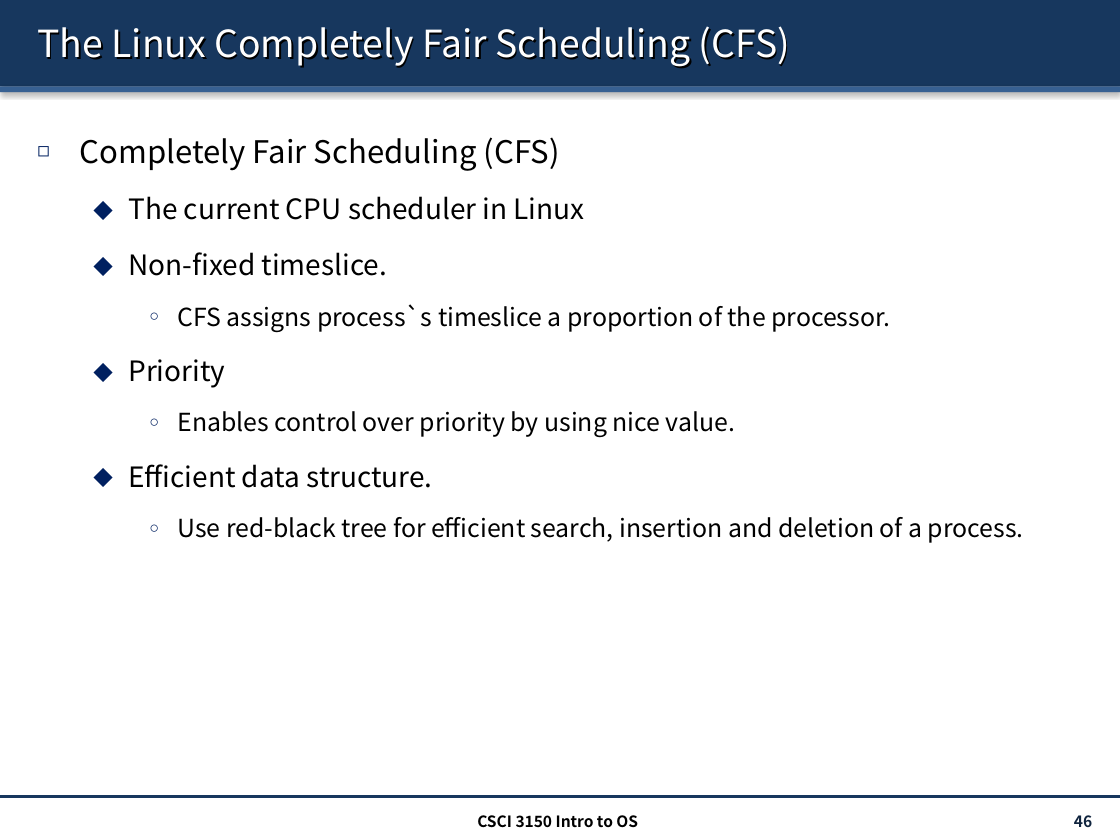
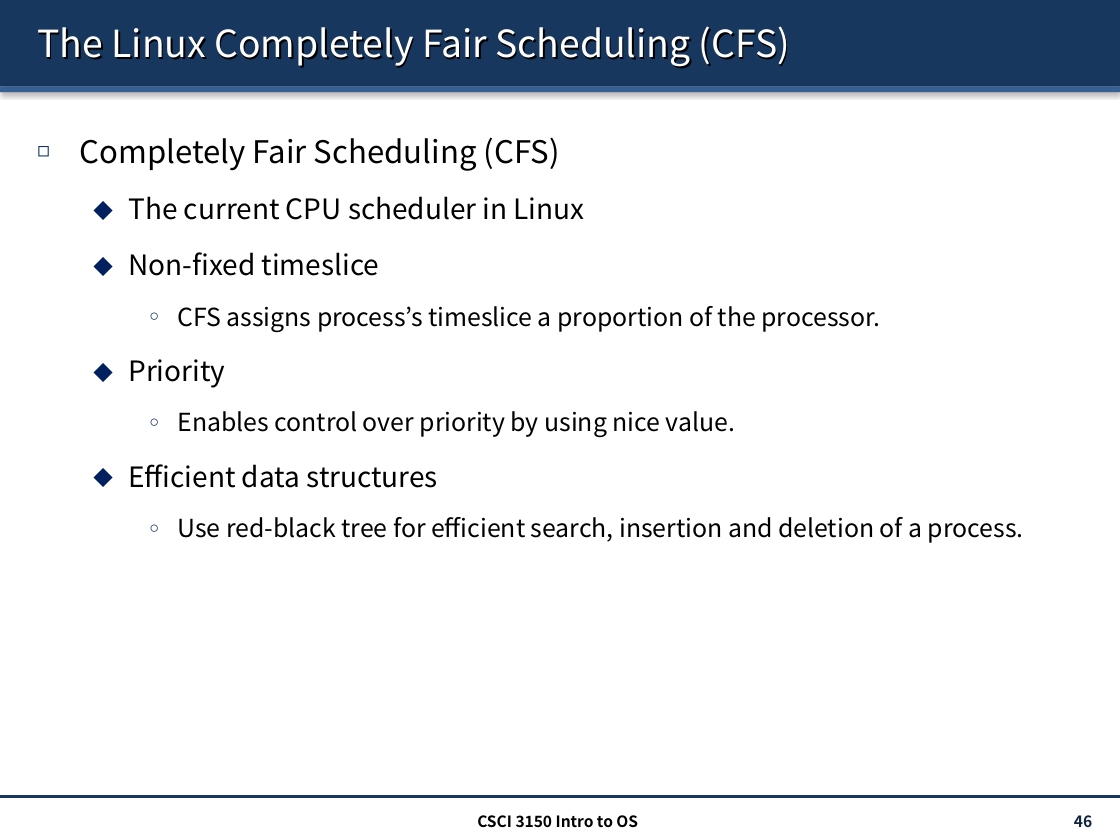
Before and after one commit to henryhxu/CSCI3150, a slide deck: slide 46 of lecture/lec9_sched.pptx. Drawn at 1120x840 pixels with LibreOffice and Linux fonts; fonts in the diff are those of the drawing. Boxes give left, top, right and bottom in pixels: in the first picture for what was removed or moved away, otherwise in the second. Text is boxed around its words. In the diff, an @@ line names an element or a change of style, - is before the commit and + after.

```diff
--- a/lecture/lec9_sched.pptx
+++ b/lecture/lec9_sched.pptx
@@ text at [128,252,880,332]: text changed @@
-  ⬥ Non-fixed timeslice.
-    ○ CFS assigns process`s timeslice a proportion of the processor.
+  ⬥ Non-fixed timeslice
+    ○ CFS assigns process’s timeslice a proportion of the processor.
@@ text at [128,464,439,488]: text changed @@
-  ⬥ Efficient data structure.
+  ⬥ Efficient data structures
```
Also in this commit, not shown: 18 other slides changed, 1 other file.
